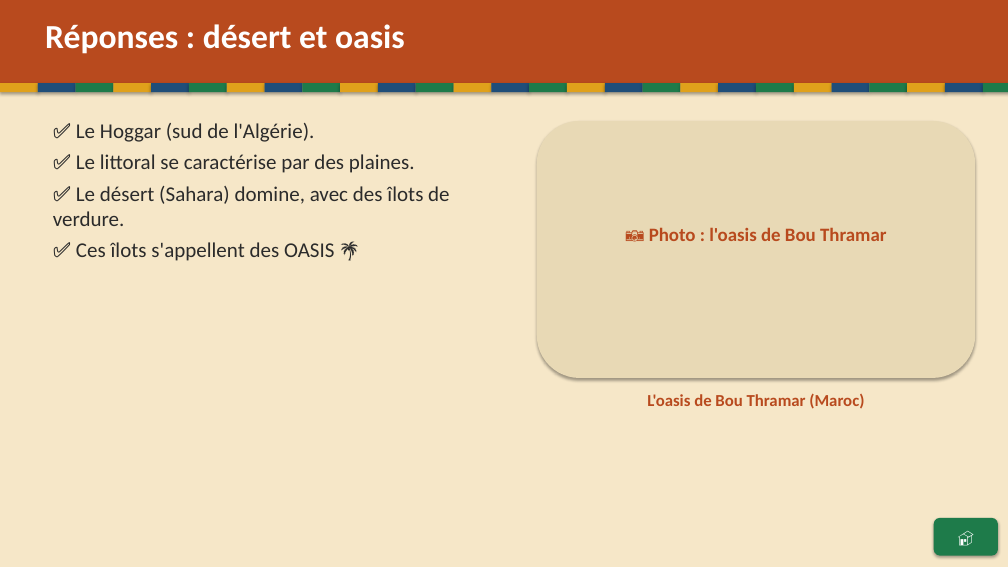
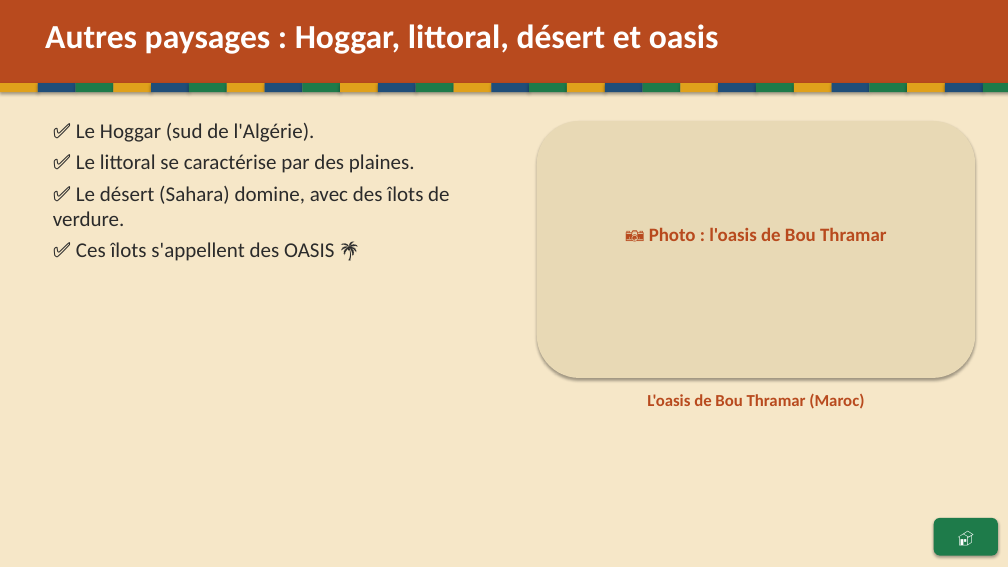
Before and after one commit to Paquereauman/Paquereauman, a slide deck: slide 25 of maghreb/maghreb-interactif.pptx (slide 45 before the commit). Drawn at 1008x567 pixels with LibreOffice and Linux fonts; fonts in the diff are those of the drawing. Boxes give left, top, right and bottom in pixels: in the first picture for what was removed or moved away, otherwise in the second. Text is boxed around its words. In the diff, an @@ line names an element or a change of style, - is before the commit and + after.

```diff
--- a/maghreb/maghreb-interactif.pptx
+++ b/maghreb/maghreb-interactif.pptx
@@ text at bbox=[45, 24, 719, 54]: text changed @@
-Réponses : désert et oasis
+Autres paysages : Hoggar, littoral, désert et oasis
```
Also in this commit, not shown: 17 other slides changed, 57 slides removed, 1 other file.
